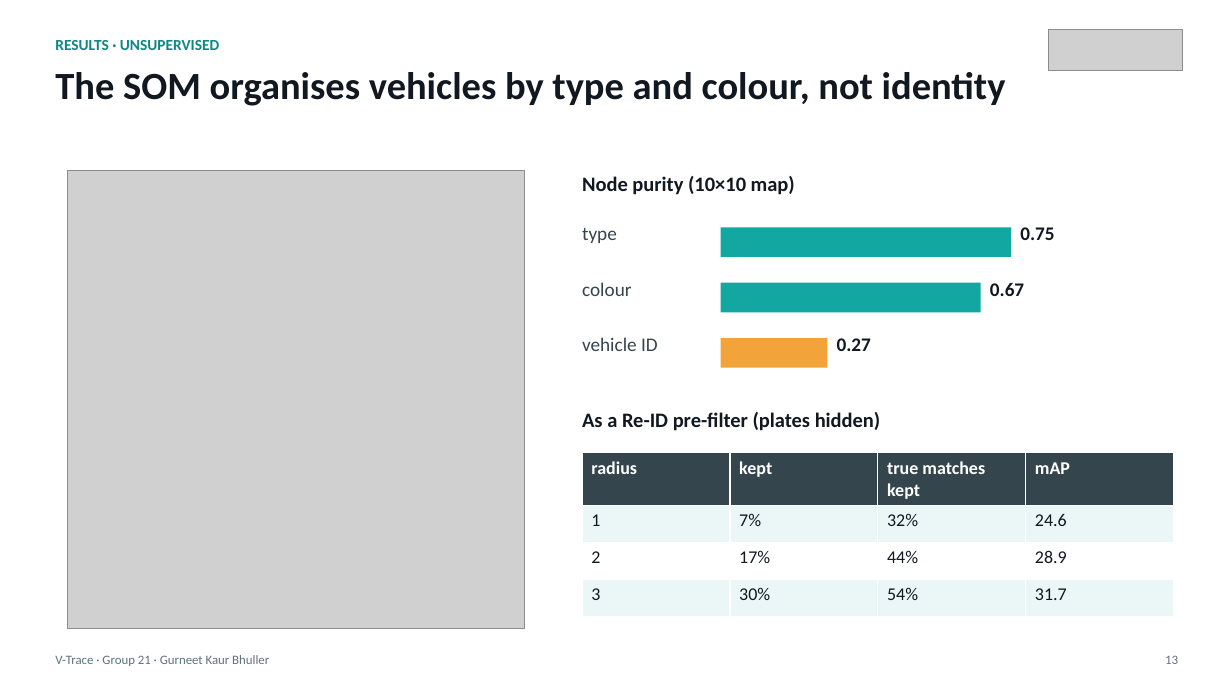
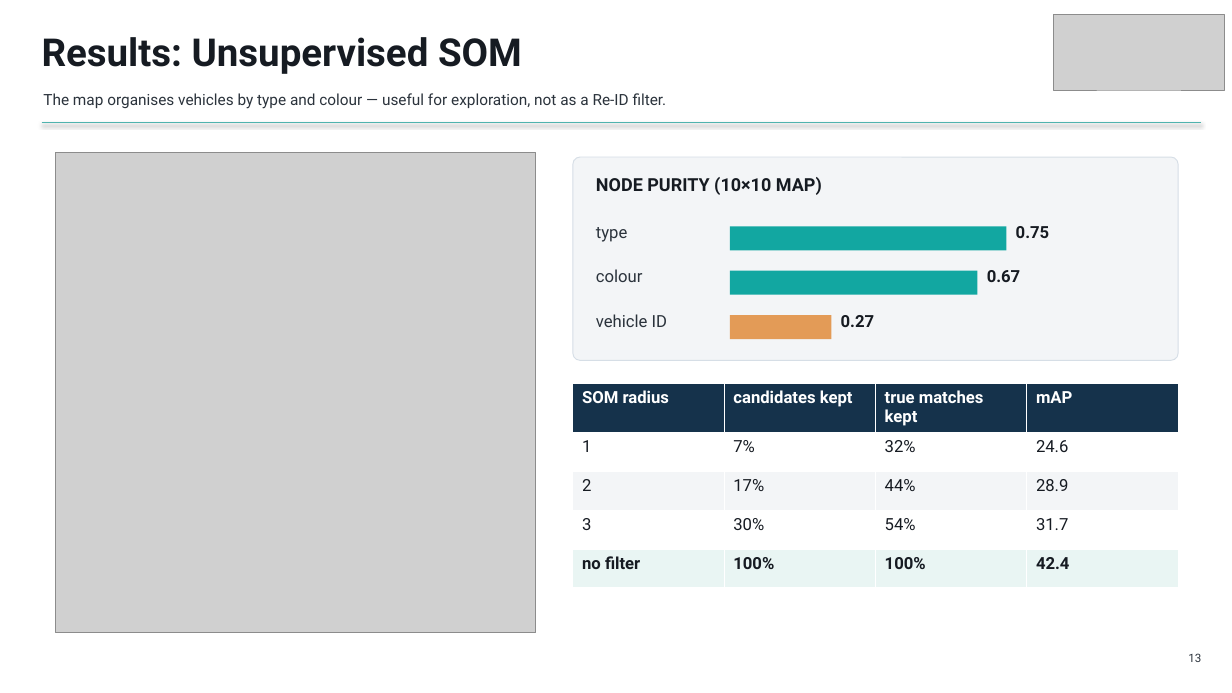
Before and after one commit to GurneetKB/V-Trace, a slide deck: slide 13 of deliverables/V-Trace_Final_Presentation.pptx. Drawn at 1232x693 pixels with LibreOffice and Linux fonts; fonts in the diff are those of the drawing; grey boxes stand for pictures. Boxes give left, top, right and bottom in pixels: in the first picture for what was removed or moved away, otherwise in the second. Text is boxed around its words. In the diff, an @@ line names an element or a change of style, - is before the commit and + after.

```diff
--- a/deliverables/V-Trace_Final_Presentation.pptx
+++ b/deliverables/V-Trace_Final_Presentation.pptx
@@ picture added at box(1054, 15, 1225, 90) @@
@@ text at box(42, 37, 522, 74): text changed; size 12 to 30 pt; font Calibri to Roboto; text colour #0E8782 to #161B22 @@
-RESULTS · UNSUPERVISED
+Results: Unsupervised SOM
@@ picture removed at box(1049, 30, 1183, 70) @@
@@ text at box(43, 93, 667, 109): text changed; size 30 to 12 pt; font Calibri to Roboto; text colour #111820 to #2B333C; bold off @@
-The SOM organises vehicles by type and colour, not identity
+The map organises vehicles by type and colour — useful for exploration, not as a Re-ID filter.
@@ line added from (42, 123) to (1202, 123), #4FB3AE 0.75 pt @@
@@ picture: place and size @@
-picture at box(67, 171, 524, 628)
+picture at box(55, 152, 536, 633)
@@ rounded rectangle added at box(573, 157, 1178, 360), fill #F3F5F7, outline #D6DEE6 0.75 pt @@
@@ text at box(596, 177, 822, 195): text changed; size 16 to 14 pt; font Calibri to Roboto; text colour #111820 to #161B22 @@
-Node purity (10×10 map)
+NODE PURITY (10×10 MAP)
@@ text "type": place and size @@
-text "type" at box(582, 228, 617, 243)
+text "type" at box(596, 227, 627, 242)
@@ rectangle: place and size @@
-rectangle at box(721, 227, 1011, 257)
+rectangle at box(730, 226, 1006, 250)
@@ text "colour": place and size @@
-text "colour" at box(582, 282, 631, 296)
+text "colour" at box(596, 269, 643, 282)
@@ text "0.67": place and size @@
-text "0.67" at box(990, 283, 1024, 296)
+text "0.67" at box(987, 270, 1020, 282)
@@ rectangle: place and size @@
-rectangle at box(721, 283, 981, 312)
+rectangle at box(730, 271, 978, 295)
@@ size 15 to 13 pt, font Calibri to Roboto, text colour #34454D to #2B333C in 3 elements at box(596, 227, 627, 242), box(596, 269, 643, 282), box(596, 314, 667, 327) @@
@@ text "vehicle ID": place and size @@
-text "vehicle ID" at box(582, 337, 658, 351)
+text "vehicle ID" at box(596, 314, 667, 327)
@@ rectangle: place and size @@
-rectangle at box(721, 338, 827, 368)
+rectangle at box(730, 315, 832, 339)
@@ rectangle at box(730, 315, 832, 339): fill #F2A33A to #E39B57 @@
@@ size 15 to 13 pt, font Calibri to Roboto, text colour #111820 to #161B22 in 3 elements at box(1016, 226, 1049, 238), box(987, 270, 1020, 282), box(841, 315, 874, 327) @@
@@ text "0.27": place and size @@
-text "0.27" at box(837, 338, 871, 351)
+text "0.27" at box(841, 315, 874, 327)
@@ table at box(573, 384, 1179, 578) @@
-row 1, column 1: radius
+row 1, column 1: SOM radius
-row 1, column 2: kept
+row 1, column 2: candidates kept
+row 5: no filter | 100% | 100% | 42.4
@@ table: place and size @@
-table at box(582, 453, 1174, 604)
+table at box(573, 384, 1179, 578)
@@ text removed at box(582, 412, 881, 431) @@
-As a Re-ID pre-filter (plates hidden)
@@ text removed at box(55, 655, 269, 666) @@
-V-Trace · Group 21 · Gurneet Kaur Bhuller
@@ text "13": place and size @@
-text "13" at box(1165, 656, 1178, 664)
+text "13" at box(1188, 653, 1201, 662)
@@ text "13" at box(1188, 653, 1201, 662): size 10 to 9 pt, font Calibri to Roboto, text colour #60727C to #2B333C @@
```
Also in this commit, not shown: 12 other slides changed, 4 slides added, 4 slides removed, 30 other files.
